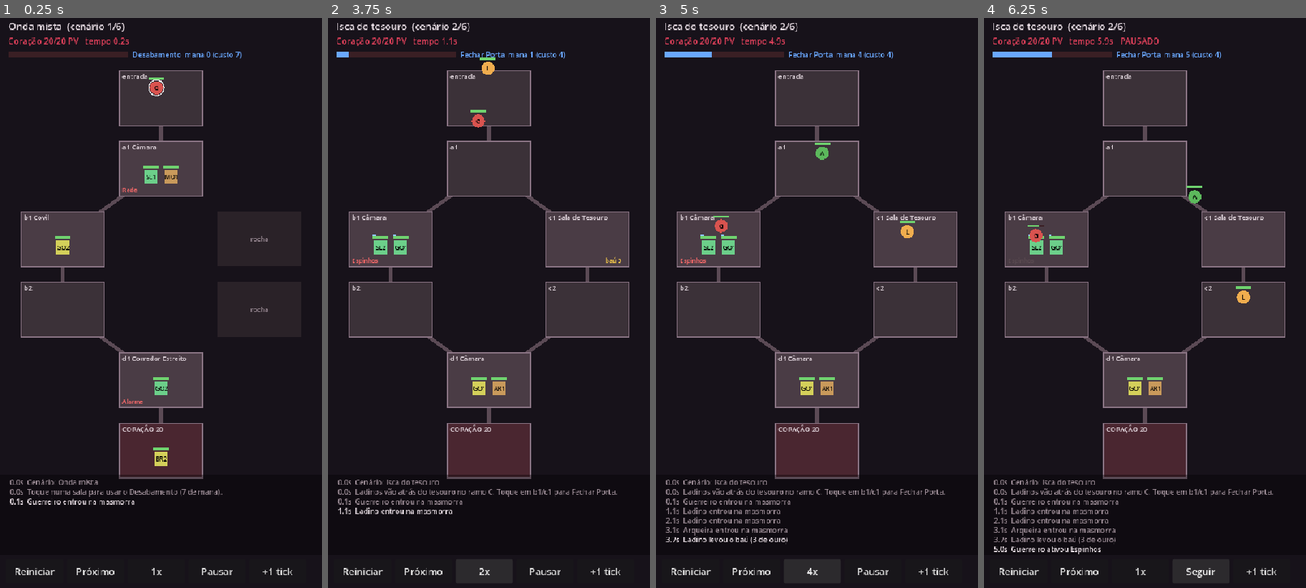
Above: before the commit, frames 1-4 (left to right).
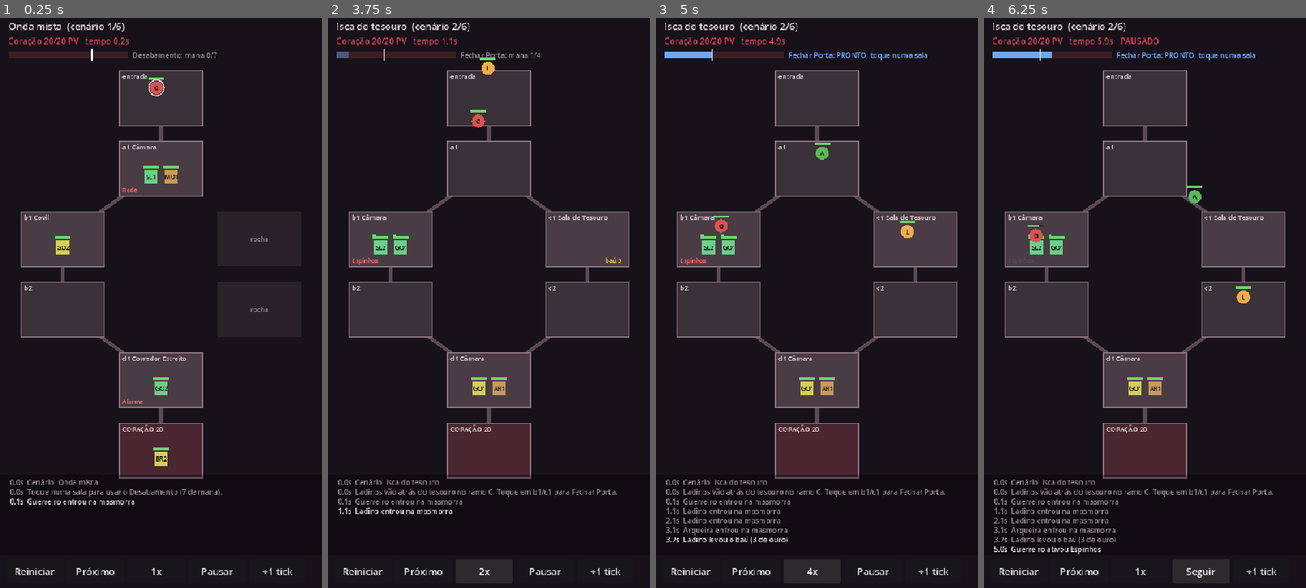
Above: after the commit, the same moments.

Repository: Victorhugofoc/pocket-dungeon
Game: Godot game, scene res://game/debug/combat_viewer.tscn
The game is run twice, just before and just after one commit, with the same random seed, the same clock (stepped at 60 frames per second) and the same inputs.
Inputs:
- Up to frame 1 (0.25 s): no input
- Up to frame 2 (3.75 s): click "Reiniciar" at 0.5 s; click "Reiniciar" at 1.25 s; click "Reiniciar" at 2 s; click "Próximo" at 2.75 s; click "1x" at 3.5 s
- Up to frame 3 (5 s): click "2x" at 4.25 s
- Up to frame 4 (6.25 s): click "4x" at 5 s; click "Pausar" at 5.75 s

The runs differ from the first frame. In frame 1, 0.3% of the frame differs, in the area x 2-76%, y 5-8%; in frame 2, 0.3%; in frame 3, 0.3%, in the area x 2-85%, y 5-8%; in frame 4, 0.3%.

Commit message:
Visualizador: feedback do poder (custo na barra, PRONTO, falta mana, clarão) e notas do PT-01
Co-Authored-By: Claude Opus 5.5 <noreply@anthropic.com>

Diff:
--- a/game/debug/combat_viewer.gd
+++ b/game/debug/combat_viewer.gd
@@ -55,6 +55,7 @@
 var _acc := 0.0
 var _event_cursor := 0
 var _floaters: Array = []      ## [{"pos", "text", "color", "age", "size"}]
+var _flashes: Array = []       ## [{"slot", "age"}] clarão de poder numa sala
 var _log: Array = []           ## linhas mais recentes no fim
 var _display_pos: Dictionary = {}  ## uid -> Vector2 (suavizado)
 var _font: Font
@@ -192,6 +193,9 @@
 	for f in _floaters:
 		f.age += delta
 	_floaters = _floaters.filter(func(f): return f.age < 1.2)
+	for fl in _flashes:
+		fl.age += delta
+	_flashes = _flashes.filter(func(fl): return fl.age < 0.7)
 	queue_redraw()
 
 
@@ -236,9 +240,11 @@
 			_log_line("%s levou o baú (%d de ouro)" % [u.name, e.gold])
 		"power":
 			_log_line("Poder: %s em %s" % [db.powers[e.id].name, e.target])
-			_float(_slot_center(e.target), db.powers[e.id].name, COLORS.mana, 18)
+			_float(_slot_center(e.target), db.powers[e.id].name + "!", COLORS.mana, 22)
+			_flashes.append({"slot": e.target, "age": 0.0})
 		"power_failed":
-			_log_line("Mana insuficiente (%d)" % e.mana)
+			_log_line("Mana insuficiente (%d de %d)" % [e.mana, sim.power_cost])
+			_float(_slot_center(e.target), "falta mana %d/%d" % [e.mana, sim.power_cost], Color("ff6b6b"), 16)
 		"blink":
 			_log_line("%s: Passo da Tempestade" % u.name)
 			_float(where + Vector2(0, -24), "Passo!", CLASS_COLORS.kaelen, 15)
@@ -336,9 +342,15 @@
 			"PAUSADO" if paused else ""], 14, COLORS.heart)
 	if not sim.power.is_empty():
 		var w := 200.0
-		draw_rect(Rect2(14, 62, w, 10), COLORS.hp_bg)
-		draw_rect(Rect2(14, 62, w * sim.mana / db.balance.mana_max, 10), COLORS.mana)
-		_text(Vector2(222, 72), "%s  mana %d (custo %d)" % [sim.power.name, sim.mana, sim.power_cost], 12, COLORS.mana)
+		var ready: bool = sim.mana >= sim.power_cost
+		var fill: Color = COLORS.mana if ready else Color("4a5a78")
+		draw_rect(Rect2(14, 62, w, 12), COLORS.hp_bg)
+		draw_rect(Rect2(14, 62, w * sim.mana / db.balance.mana_max, 12), fill)
+		var cost_x: float = 14 + w * sim.power_cost / db.balance.mana_max
+		draw_line(Vector2(cost_x, 58), Vector2(cost_x, 78), Color.WHITE, 2.0)
+		var label := "%s: PRONTO, toque numa sala" % sim.power.name if ready \
+				else "%s: mana %d/%d" % [sim.power.name, sim.mana, sim.power_cost]
+		_text(Vector2(222, 73), label, 12, COLORS.mana if ready else COLORS.dim)
 
 
 func _draw_slot(slot: String) -> void:
@@ -376,6 +388,9 @@
 	for z in sim._zones:
 		if z.slot == slot and z.until > sim.tick:
 			draw_rect(rect.grow(-3), Color(1, 0.4, 0.1, 0.18))
+	for fl in _flashes:
+		if fl.slot == slot:
+			draw_rect(rect.grow(4), Color(0.6, 0.8, 1.0, 0.7 * (1.0 - fl.age / 0.7)))
 
 
 func _draw_unit(u: Object) -> void:
Not shown, changed: HANDOFF.md
Not shown, added: docs/playtest-notas.md
